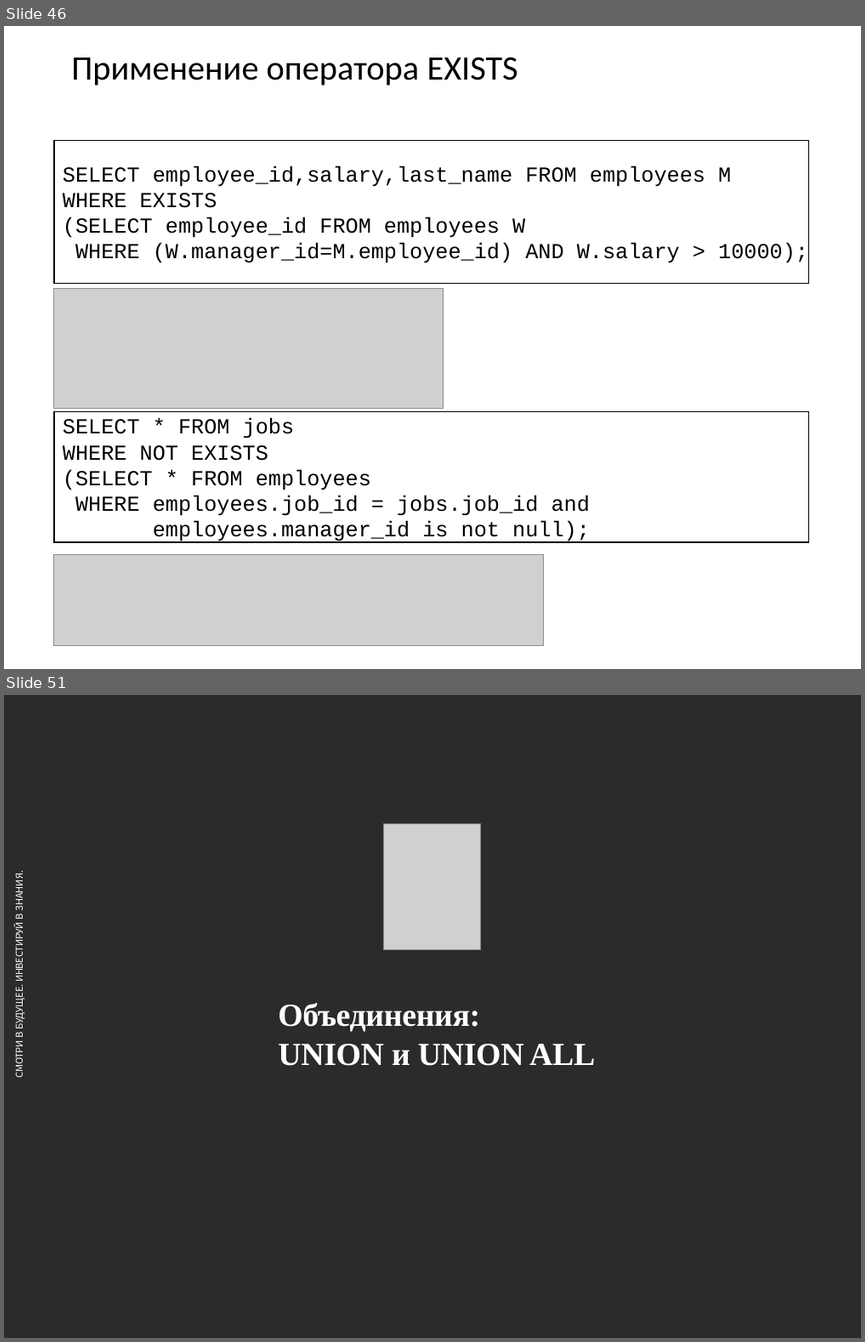
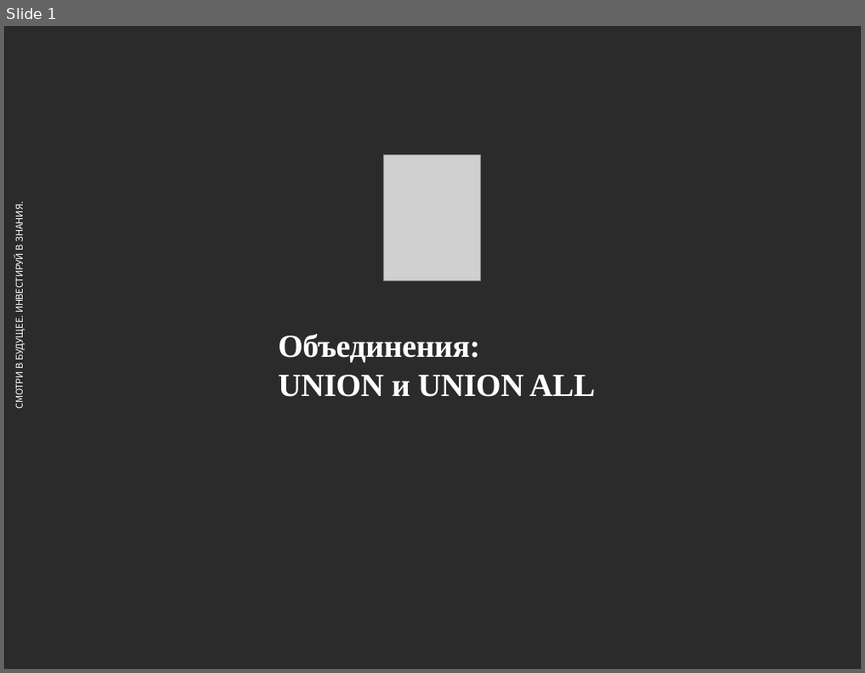
Before and after one commit to andreyzhurlov/ais_postgresql_course_v2, a slide deck: lecture_05/05_UNION_CTE_Группировки_и_Агрегация.pptx. Shown one above the other, each under a label of ours: slides 46 and 51 before the commit, slide 1 after it; the slides between them are not shown. The pictures are 865x1342 and 865x673 pixels, drawn with LibreOffice and Linux fonts; fonts in the diff are those of the drawing; grey boxes stand for pictures; background and template pictures are left out; a plain dark background stands for a picture behind light text. Boxes give left, top, right and bottom in pixels: in the first picture for what was removed or moved away, otherwise in the second. Text is boxed around its words. In the diff, an @@ line names an element or a change of style, - is before the commit and + after.

```diff
--- a/lecture_05/05_UNION_CTE_Группировки_и_Агрегация.pptx
+++ b/lecture_05/05_UNION_CTE_Группировки_и_Агрегация.pptx
@@ slide 46 removed at [4,26,861,669], background #FFFFFF @@
@@ title removed at [71,57,518,86] @@
-Применение оператора EXISTS
@@ rectangle removed at [53,140,809,283] @@
-SELECT employee_id,salary,last_name FROM employees M
-WHERE EXISTS
-(SELECT employee_id FROM employees W
-WHERE (W.manager_id=M.employee_id) AND W.salary > 10000);
@@ picture removed at [53,288,443,408] @@
@@ rectangle removed at [53,412,809,542] @@
-SELECT * FROM jobs
-WHERE NOT EXISTS
-(SELECT * FROM employees
-WHERE employees.job_id = jobs.job_id and
-employees.manager_id is not null);
@@ picture removed at [53,555,543,646] @@
@@ what was slide 51 is now slide 1 @@
```
Also in this commit, not shown: 49 other slides removed.
